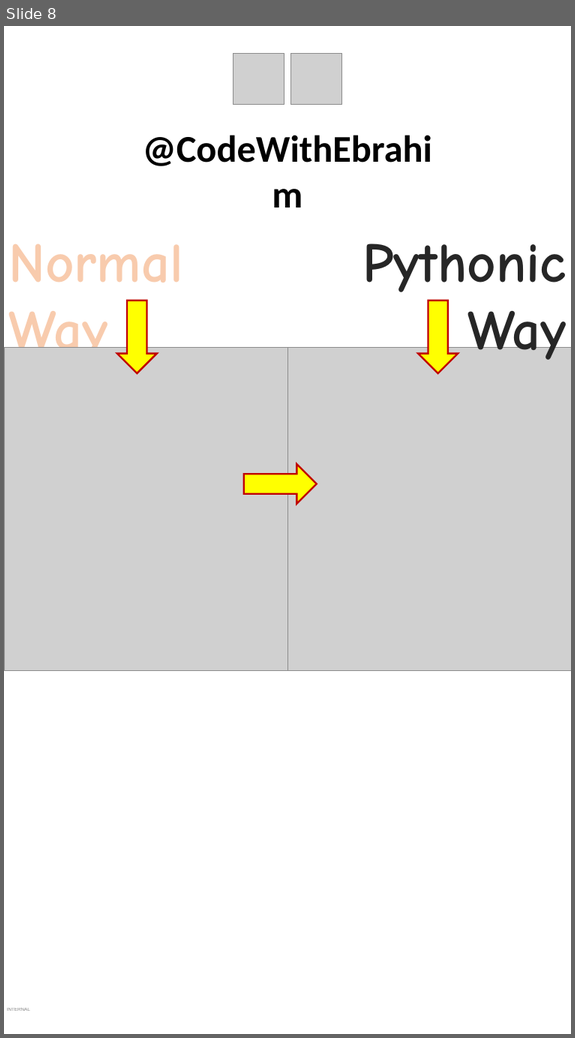
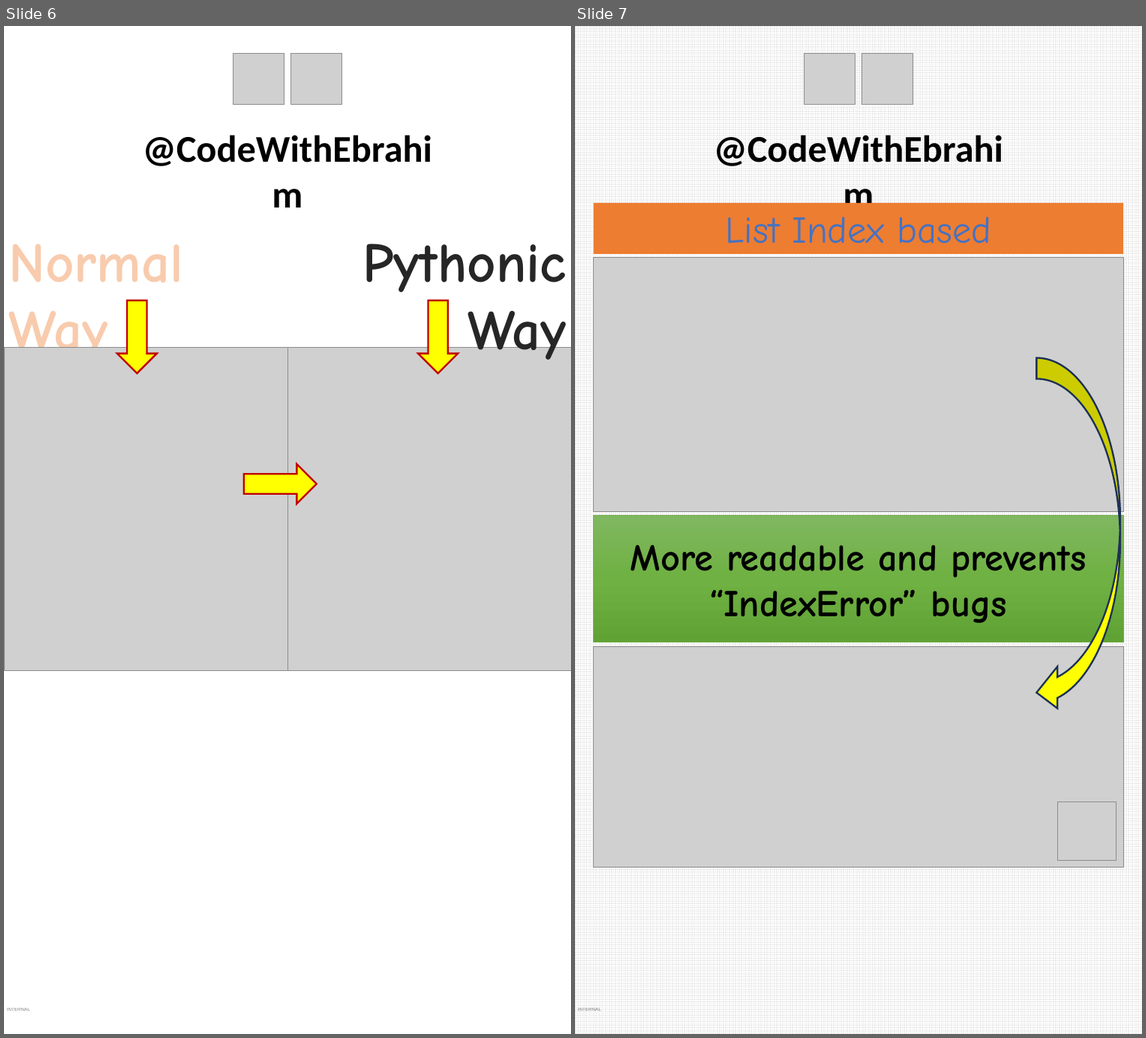
Before and after one commit to ebrahimsalehi1/python_codes, a slide deck: assets/get-ready.pptx. Shown side by side, each under a label of ours: slide 8 before the commit, slides 6 and 7 after it. The pictures are 575x1038 and 1146x1038 pixels, drawn with LibreOffice and Linux fonts; fonts in the diff are those of the drawing; grey boxes stand for pictures; background and template pictures are left out. Boxes give left, top, right and bottom in pixels: in the first picture for what was removed or moved away, otherwise in the second. Text is boxed around its words. In the diff, an @@ line names an element or a change of style, - is before the commit and + after.

```diff
--- a/assets/get-ready.pptx
+++ b/assets/get-ready.pptx
@@ slide 7 added at <box>575,26,1142,1034</box>, background pattern #FFFFFF on #E7E6E6; not listed: 1 template element that a slide beside it also shows @@
@@ picture added at <box>804,53,855,104</box> @@
@@ picture added at <box>861,53,913,104</box> @@
@@ text added at <box>694,122,1022,173</box>, 54 pt, text #000000, bold @@
+@CodeWithEbrahim
@@ rectangle added at <box>594,203,1123,254</box>, fill #ED7D31, 54 pt, text #4472C4 @@
+List Index based
@@ picture added at <box>594,257,1123,511</box> @@
@@ curved left arrow added at <box>1037,358,1120,714</box>, fill #FFFF00, outline #1E3256 2.5 pt @@
@@ rectangle added at <box>594,516,1123,642</box>, fill gradient #81B861 to #6FB242 to #62A336, outline #70AD47 0.5 pt, 54 pt, text #000000, bold @@
+More readable and prevents “IndexError” bugs
@@ picture added at <box>594,646,1123,868</box> @@
@@ picture added at <box>1057,802,1116,860</box> @@
@@ what was slide 8 is now slide 6 @@
```
Also in this commit, not shown: 2 other slides added, 4 slides removed, 18 other files.
